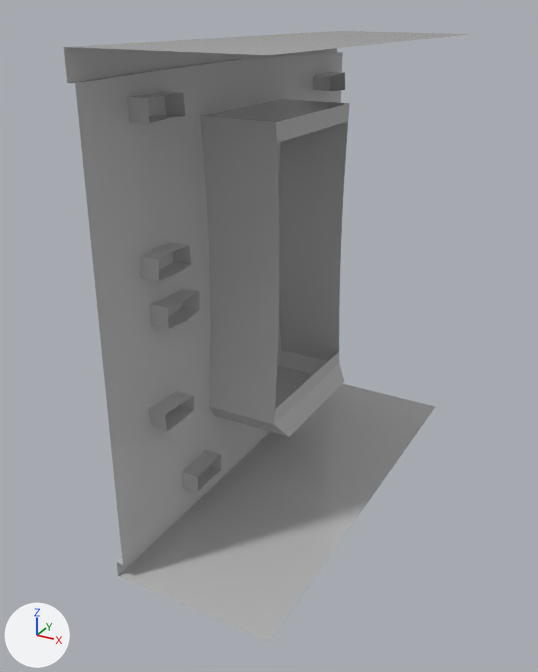
The FBX model PC_Client_&_Server_Makina/Assets/Environement Final/Buildings/Facades & pillars/Facades Type 4 (Brick Pillars)/O_V_F_Type4_Window1/O_V_F_Type4_Window1.fbx: old version first, new version second.
Before and after are seen from a 50 mm camera at (1.98, -4.19, 3.16) aimed at (-0.2, -0.22, 1.18). The axes (+X, +Y, +Z) are drawn at lower left. The lights are the same throughout.

Names of what the first picture shows: 'O_V_F_Type4_Window1'.
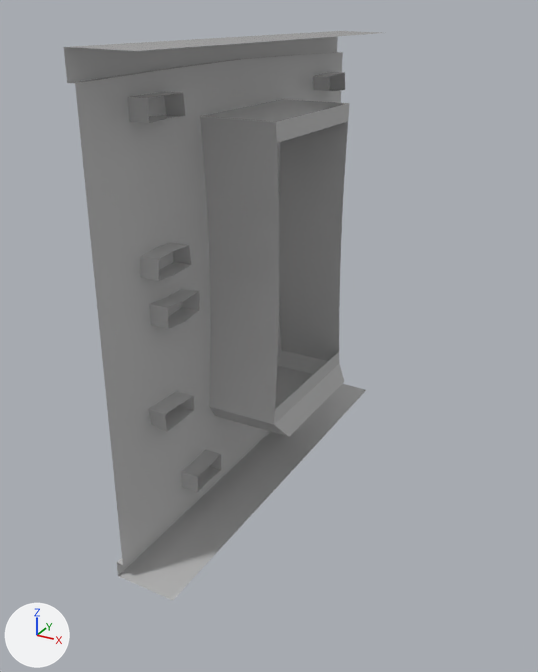
Pixel boxes [x1, y1, x2, y2] of what changed, in the pictures (538 x 672 px; the box of a moved part takes in the faces that stretch with it):
'O_V_F_Type4_Window1', reshaped (21% narrower, 7% shorter): before [64, 31, 469, 641]; after [64, 31, 382, 600]
part 1 of me_mesh, moved or reshaped: before [125, 384, 435, 641]; after [125, 384, 366, 600]
part 2 of me_mesh, moved or reshaped: before [77, 31, 469, 55]; after [75, 31, 382, 51]

Diff of the bpy script that builds the scene:
```diff
--- a/PC_Client_&_Server_Makina/Assets/Environement Final/Buildings/Facades & pillars/Facades Type 4 (Brick Pillars)/O_V_F_Type4_Window1/O_V_F_Type4_Window1.fbx.py
+++ b/PC_Client_&_Server_Makina/Assets/Environement Final/Buildings/Facades & pillars/Facades Type 4 (Brick Pillars)/O_V_F_Type4_Window1/O_V_F_Type4_Window1.fbx.py
@@ me_mesh @@
 me_mesh.from_pydata(...)  # 505 vertices, 424 faces; spans x -0.69..0.5, y -1.5..1.5, z 0.0..3.01
 # used by ob_o_v_f_type4_window1; location = (0.0, 0.0, 0.0)
 # before: 1 (0.5, 1.5, 0.0) at pixel (435, 406), 5 (0.5, 0.0, 0.0) at pixel (371, 497), 6 (0.5, -1.5, 0.0) at pixel (269, 641), 485 (0.5, 0.75, 0.0) at pixel (406, 447), 491 (0.5, -0.75, 0.0) at pixel (326, 560)
 # before: 3 (0.5, 1.5, 3.0), 9 (0.5, -1.5, 3.0) at pixel (269, 55), 11 (0.5, 0.0, 3.0) at pixel (401, 41), 488 (0.5, 0.75, 3.0), 492 (0.5, -0.75, 3.0) at pixel (346, 47)
+# me_mesh part 1
+for i in [1, 5, 6, 485, 491]: me_mesh.vertices[i].co += Vector((-0.64, 0.0, 0.0))
+# me_mesh part 2
+for i in [3, 9, 11, 488, 492]: me_mesh.vertices[i].co += Vector((-0.64, 0.0, 0.0))
 me_mesh.materials.append(mat_08___default)
```
